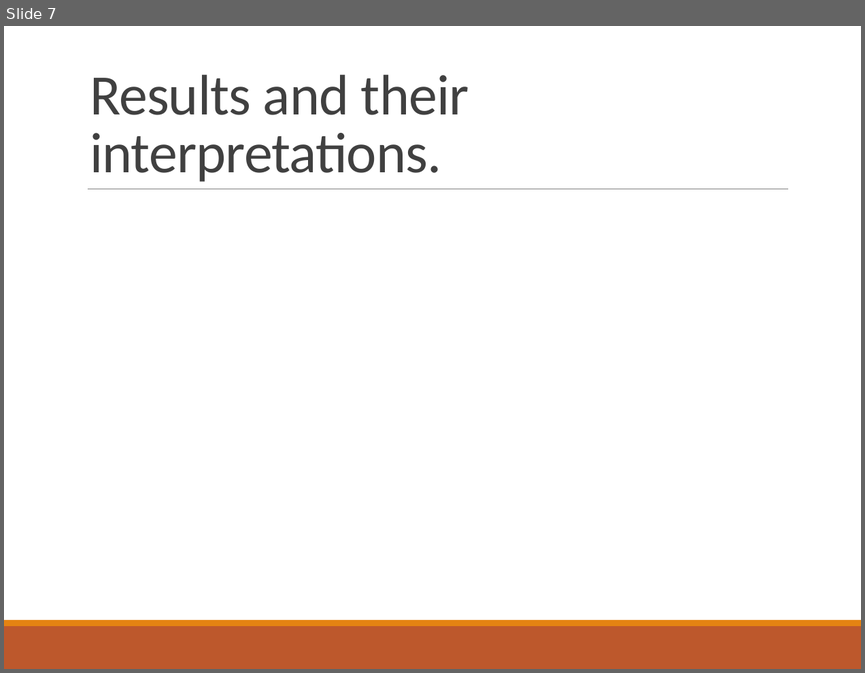
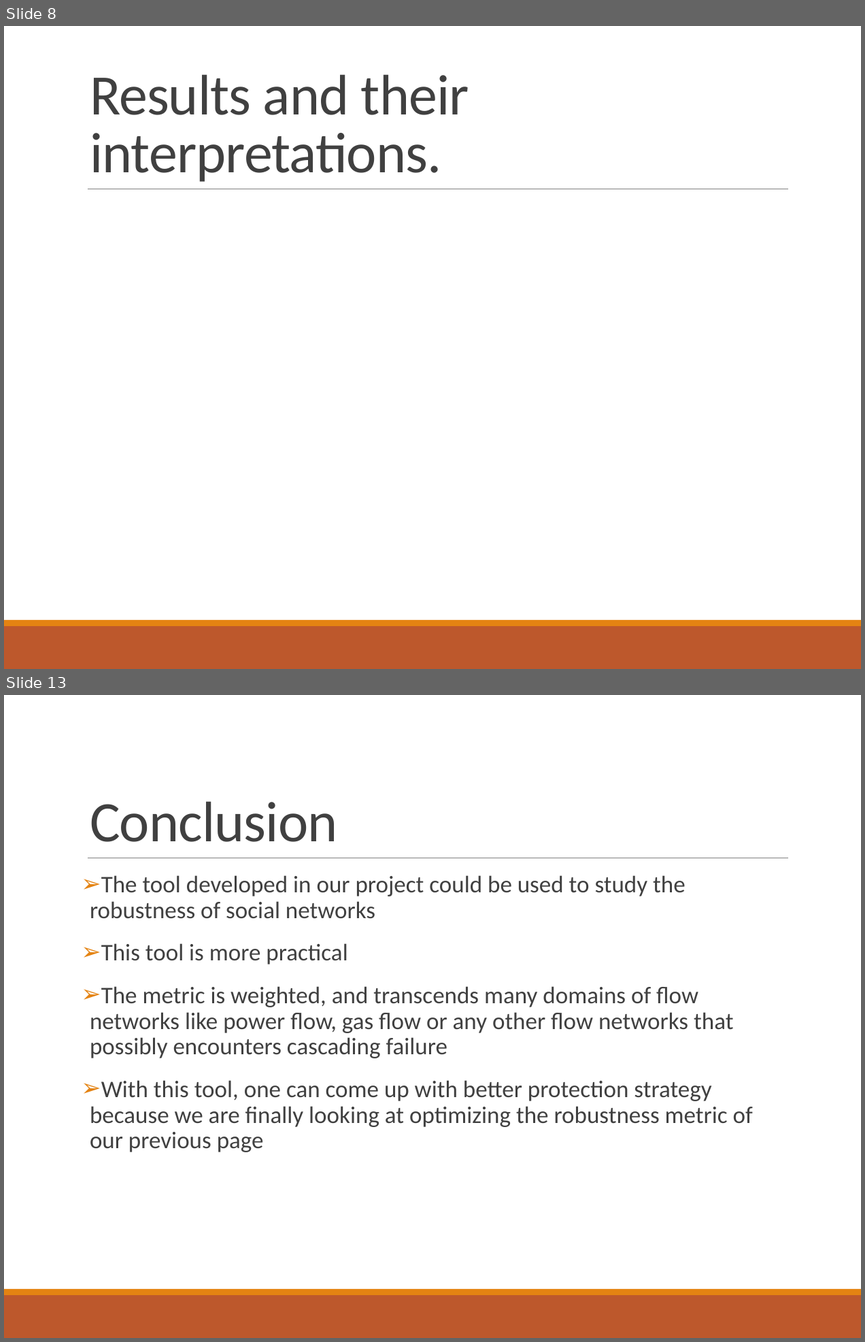
Before and after one commit to ParthaEth/Epidemics_Spreading_With_Cascade_Network, a slide deck: presentation/disease_spreading_presentation.pptx. Shown one above the other, each under a label of ours: slide 7 before the commit, slides 8 and 13 after it; the slides between them are not shown. The pictures are 865x673 and 865x1342 pixels, drawn with LibreOffice and Linux fonts; fonts in the diff are those of the drawing. Boxes give left, top, right and bottom in pixels: in the first picture for what was removed or moved away, otherwise in the second. Text is boxed around its words. In the diff, an @@ line names an element or a change of style, - is before the commit and + after.

```diff
--- a/presentation/disease_spreading_presentation.pptx
+++ b/presentation/disease_spreading_presentation.pptx
@@ slide 13 added at box(4, 695, 861, 1338), background #FFFFFF; not listed: 3 template elements that a slide beside it also shows @@
@@ title added at box(90, 801, 338, 842), 48 pt, text #404040 @@
+Conclusion
@@ text added at box(90, 875, 753, 1152), 20 pt, text #404040 @@
+➢ The tool developed in our project could be used to study the robustness of social networks
+➢ This tool is more practical
+➢ The metric is weighted, and transcends many domains of flow networks like power flow, gas flow or any other flow networks that possibly encounters cascading failure
+➢ With this tool, one can come up with better protection strategy because we are finally looking at optimizing the robustness metric of our previous page
@@ what was slide 7 is now slide 8 @@
```
Also in this commit, not shown: 5 other slides added, 5 slides removed.
